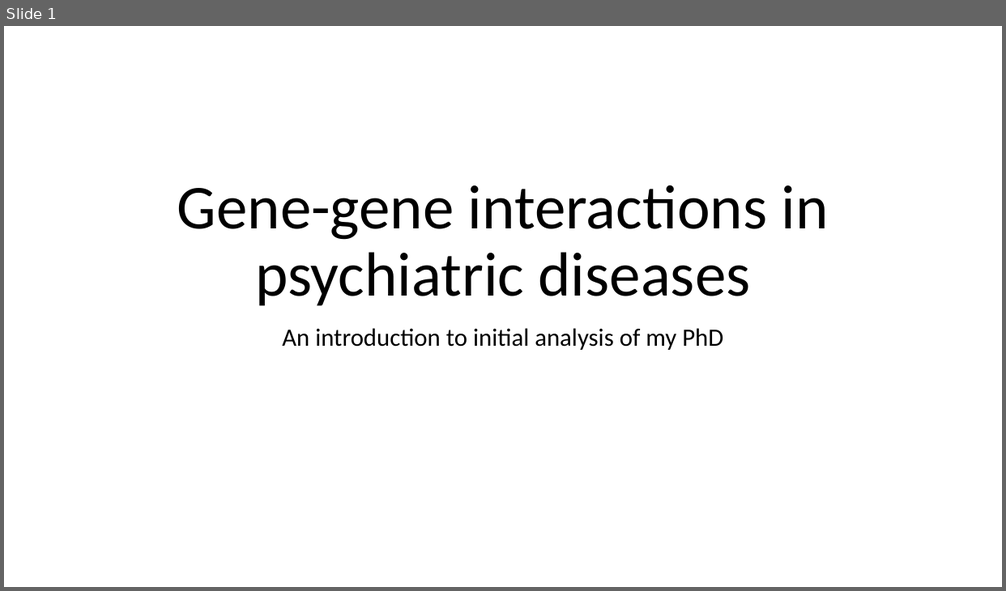
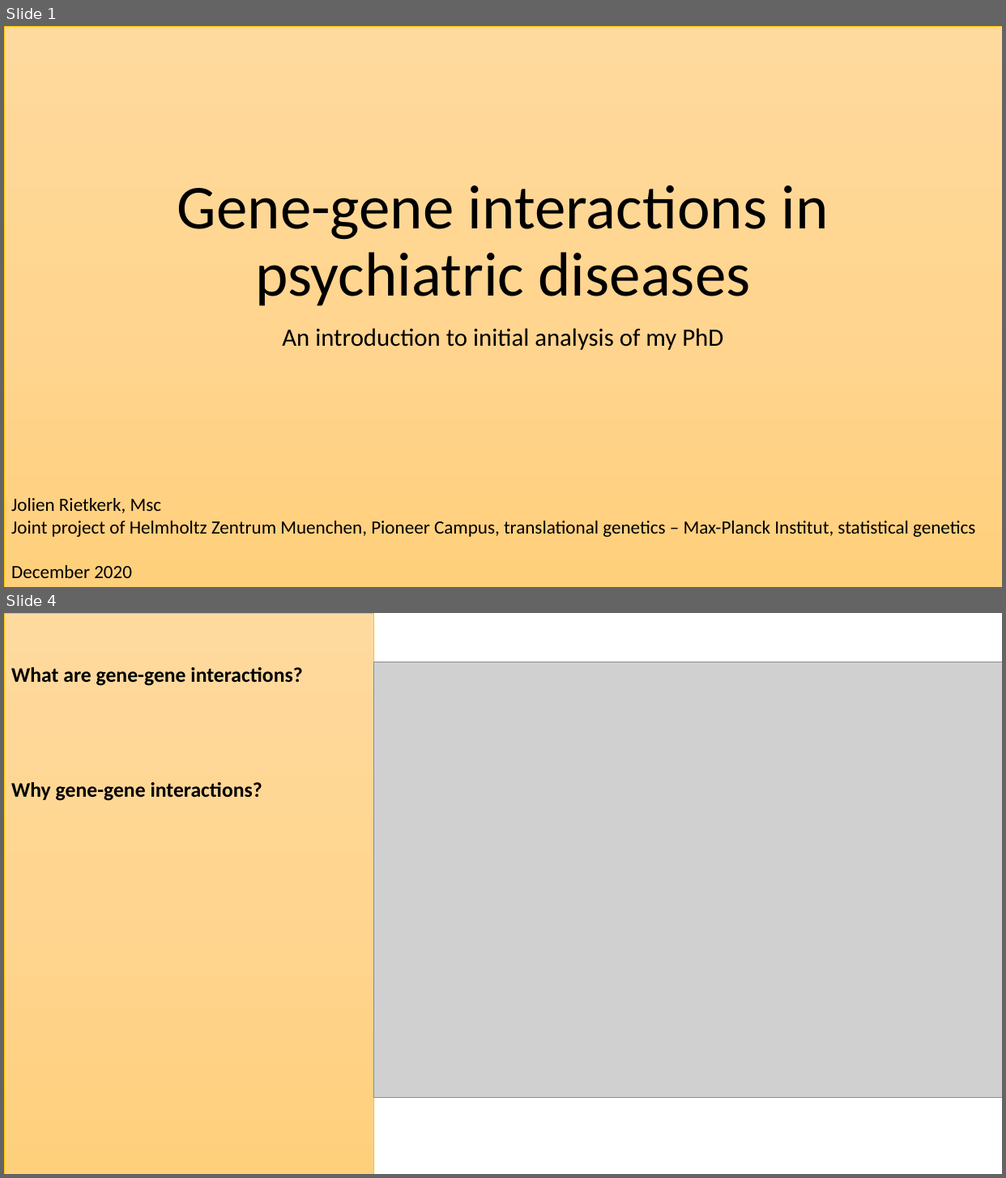
Before and after one commit to JolienRietkerk/PhD, a slide deck: doc/PhD intro to MPI.pptx. Shown one above the other, each under a label of ours: slide 1 before the commit, slides 1 and 4 after it; the slides between them are not shown. The pictures are 1006x591 and 1006x1178 pixels, drawn with LibreOffice and Linux fonts; fonts in the diff are those of the drawing; grey boxes stand for pictures. Boxes give left, top, right and bottom in pixels: in the first picture for what was removed or moved away, otherwise in the second. Text is boxed around its words. In the diff, an @@ line names an element or a change of style, - is before the commit and + after.

```diff
--- a/doc/PhD intro to MPI.pptx
+++ b/doc/PhD intro to MPI.pptx
@@ slide 4 added at (4, 613, 1002, 1174), background #FFFFFF @@
@@ rectangle added at (4, 613, 374, 1174), fill gradient #FFDB9E to #FFD590 to #FFD07C, outline #FFC000 0.5 pt, 20 pt, text #000000, bold @@
+What are gene-gene interactions?
+Why gene-gene interactions?
@@ picture added at (374, 662, 1002, 1097) @@
@@ slide 1 changed as well @@
@@ rectangle added at (4, 26, 1002, 587), fill gradient #FFDB9E to #FFD590 to #FFD07C, outline #FFC000 0.5 pt @@
@@ text added at (11, 498, 975, 578), 18 pt, text #000000 @@
+Jolien Rietkerk, Msc
+Joint project of Helmholtz Zentrum Muenchen, Pioneer Campus, translational genetics – Max-Planck Institut, statistical genetics
+December 2020
```
Also in this commit, not shown: 3 other slides changed, 10 other slides added, 3 slides removed.
